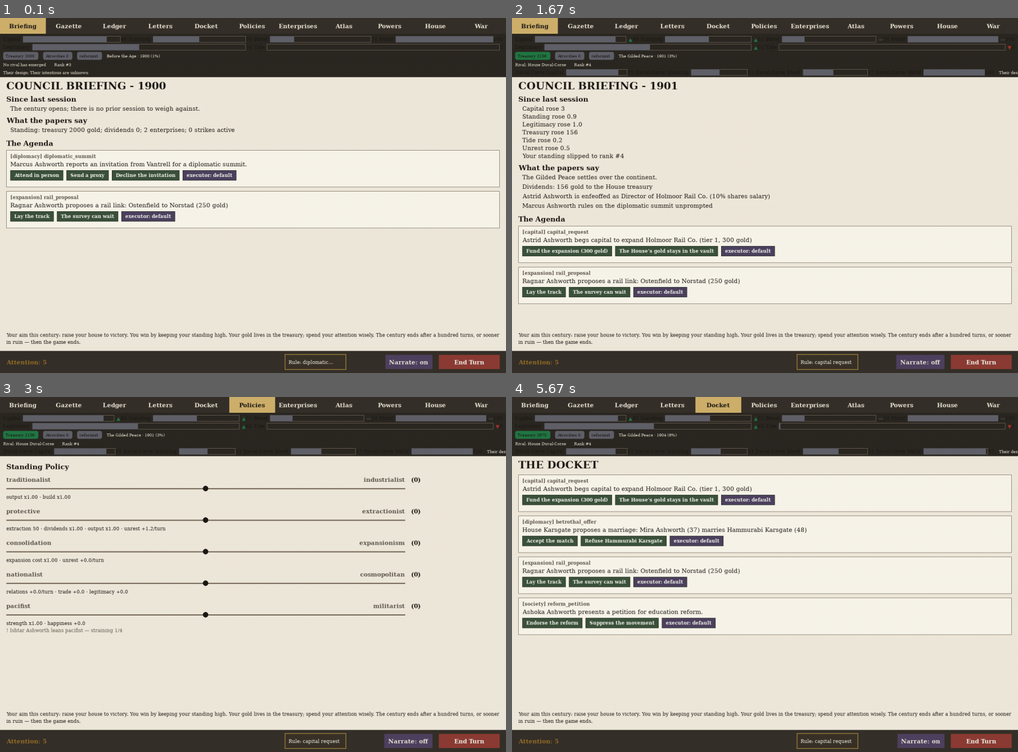
Above: before the commit, frames 1-4 (two rows, left to right).
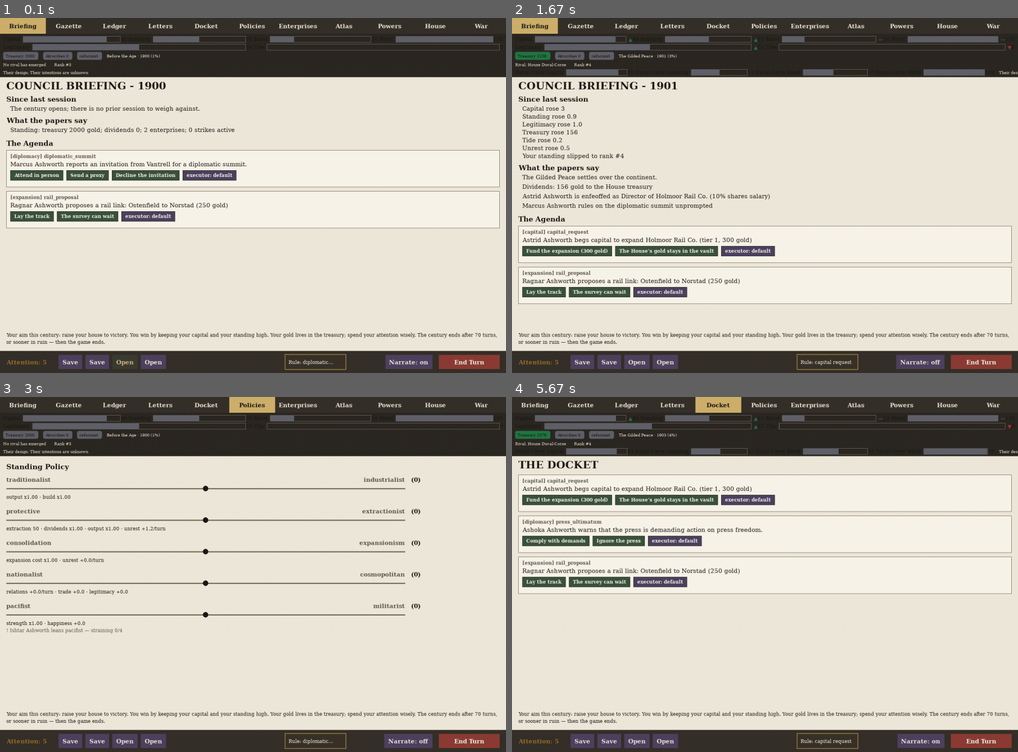
Above: after the commit, the same moments.

Repository: civersen222/Guilded-Age
Game: pygame game, started from gilded/__main__.py
Two runs of this game, one before a commit and one after it. Both use one fixed random seed, a clock stepped at 60 frames per second and the inputs below.
Inputs (mouse positions are in pixels of both pictures, inside the frame that each line leads up to):
- Up to frame 1 (0.1 s): no input
- Up to frame 2 (1.67 s): press the mouse at (608, 362) at 0.37 s; move the mouse to (678, 231) at 0.47 s; release the mouse at (744, 99) at 0.6 s; hold N 0.67-1.13 s; click "Enterprises" at 1.22 s; press the mouse at (982, 362) at 1.53 s; move the mouse to (851, 220) at 1.63 s
- Up to frame 3 (3 s): release the mouse at (212, 457) at 1.77 s; press the mouse at (151, 741) at 1.87 s; move the mouse to (202, 681) at 1.97 s; release the mouse at (247, 624) at 2.1 s; press the mouse at (435, 404) at 2.2 s; move the mouse to (364, 556) at 2.3 s; release the mouse at (288, 709) at 2.43 s; press the mouse at (344, 404) at 2.53 s; move the mouse to (217, 450) at 2.63 s; release the mouse at (91, 496) at 2.77 s; press the mouse at (253, 404) at 2.87 s; move the mouse to (278, 464) at 2.97 s
- Up to frame 4 (5.67 s): release the mouse at (815, 524) at 3.1 s; press the mouse at (982, 741) at 3.2 s; move the mouse to (795, 659) at 3.3 s; release the mouse at (613, 578) at 3.43 s; press the mouse at (982, 741) at 3.53 s; move the mouse to (962, 606) at 3.63 s; release the mouse at (947, 475) at 3.77 s; press the mouse at (673, 404) at 3.87 s; move the mouse to (749, 514) at 3.97 s; release the mouse at (825, 624) at 4.1 s; press the mouse at (901, 404) at 4.2 s; move the mouse to (765, 432) at 4.3 s; release the mouse at (623, 457) at 4.43 s; press the mouse at (921, 741) at 4.53 s; move the mouse to (926, 595) at 4.63 s; release the mouse at (937, 446) at 4.77 s; press the mouse at (856, 404) at 4.87 s; move the mouse to (891, 514) at 4.97 s; release the mouse at (931, 627) at 5.1 s; press the mouse at (628, 404) at 5.2 s; move the mouse to (770, 471) at 5.3 s; release the mouse at (916, 539) at 5.43 s; press the mouse at (719, 404) at 5.53 s; move the mouse to (815, 475) at 5.63 s

The runs differ from the first frame. In frame 1, 1.2% of the frame differs, in the area x 1-99%, y 88-99%; in frame 2, 1.3%; in frame 3, 2.6%; in frame 4, 4.1%, in the area x 1-99%, y 5-99%.

Commit message:
stage 18: save/open UI controls, crash handler, blood axis fix, DISABLED_TEXT contrast, casualty test repairs

Diff:
--- a/gilded/endings.py
+++ b/gilded/endings.py
@@ -96,8 +96,7 @@
     ruler_id = realm.ruler.id if realm.ruler else None
     heir = any(c.id != ruler_id and c.age >= 16
                and getattr(c, "is_heir", False) for c in living)
-    axis = _clamp(8.0 * len(living) + 5.0 * (len(members) - len(living))
-                  - burden / 4.0 + (15.0 if heir else 0.0))
+    axis = _clamp(8.0 * len(living) - burden / 4.0 + (15.0 if heir else 0.0))
     return axis, living, len(members), burden, heir
 
 
--- a/gilded/save.py
+++ b/gilded/save.py
@@ -5,12 +5,20 @@
 every refusal is a SaveError with a message a player could read. It does
 NOT call open_turn() — the docket rides in the file."""
 
+import os
 import pickle
 
 from gilded.chassis import GildedGame
 
 HEADER_PREFIX = b"GILDEDSAVE "
 SUPPORTED_VERSIONS = {1}
+QUICKSAVE_NAME = "gilded_quicksave.gsave"
+
+
+def quicksave_path() -> str:
+    """Where the one-click save and load share their file: the current
+    working directory, so a sandboxed run keeps its save in the sandbox."""
+    return os.path.join(os.getcwd(), QUICKSAVE_NAME)
 
 
 class SaveError(Exception):
--- a/gilded/tests/test_i6g_ellipsis.py
+++ b/gilded/tests/test_i6g_ellipsis.py
@@ -49,8 +49,9 @@
     assert regions, "No regions found"
 
     # Pick a region with a non-overlapping rect for hovering.
-    # The last region (End Turn button) has a unique rect position.
-    orig = regions[-1]
+    # Name End Turn by its action, not by position: the bottom bar now
+    # carries Save and Open controls, so regions[-1] is no longer it.
+    orig = next(r for r in regions if r.action == {"end_turn": True})
 
     # A single word with no spaces — long enough to exceed TOOLTIP_MAX_WIDTH
     long_word = "a" * 96
--- a/gilded/tests/test_ui_actions.py
+++ b/gilded/tests/test_ui_actions.py
@@ -443,6 +443,15 @@
         return {"close_found_picker": True}
     elif key == "tab":
         return {"tab": TABS[0]}
+    elif key == "quicksave":
+        return {"quicksave": True}
+    elif key == "quickload":
+        from gilded.save import quicksave_path
+        path = quicksave_path()
+        if not os.path.exists(path):
+            from gilded.save import save_game
+            save_game(game, path)
+        return {"quickload": True}
     elif key == "select_province":
         return {"select_province": 0}
     elif key == "dismiss_seat":
--- a/gilded/tests/test_ui_actions_i4d2b1.py
+++ b/gilded/tests/test_ui_actions_i4d2b1.py
@@ -247,9 +247,9 @@
 # ── R-4: ACTIONS registry unchanged ──────────────────────────────────────────
 
 def test_r4_actions_registry_updated():
-    """ACTIONS dict now has 40 keys, including war verbs, court verbs, and scheme verbs."""
+    """ACTIONS dict now has 42 keys, including war verbs, court verbs, and scheme verbs."""
     from gilded.ui.actions import ACTIONS, PlayerAction
-    assert len(ACTIONS) == 40, f"ACTIONS has {len(ACTIONS)} keys, expected 40"
+    assert len(ACTIONS) == 42, f"ACTIONS has {len(ACTIONS)} keys, expected 42"
     assert "buy_shares" in ACTIONS, "buy_shares must be registered"
     assert "sell_shares" in ACTIONS, "sell_shares must be registered"
     assert "dismiss_seat" in ACTIONS, "dismiss_seat must be registered"
--- a/gilded/tests/test_ui_broadsheet.py
+++ b/gilded/tests/test_ui_broadsheet.py
@@ -29,17 +29,17 @@
 # floor is satisfied by a double registration, which is the specific
 # bug a census exists to catch.
 EXPECTED_REGIONS = {
-    "Briefing": 17,       # cycle_exec x1, rule x2, tab x11, end_turn, narrate, guide
-    "Gazette": 14,        # tab x11, end_turn, narrate, guide
-    "Ledger": 14,         # tab x11, end_turn, narrate, guide
-    "Letters": 14,        # tab x11, end_turn, narrate, guide
-    "Docket": 17,         # cycle_exec x1, rule x2, tab x11, end_turn, narrate, guide
-    "Policies": 19,       # set_stance x5, tab x11, end_turn, narrate, guide
-    "Enterprises": 24,    # venture x4, buy_shares x2, sell_shares x2, attack_takeover x1, found_enterprise x1, tab x11, end_turn, narrate, guide
-    "Atlas": 34,          # select_province x1, atlas_actions x19, tab x11, end_turn, narrate, guide
-    "Powers": 21,         # place_informant x7, tab x11, end_turn, narrate, guide
-    "House": 23,          # court seat x6, heir x2, open_scheme_picker x1, tab x11, end_turn, narrate, guide
-    "War": 26,            # declare_war x6, propose_marriage x6, tab x11, end_turn, narrate, guide
+    "Briefing": 19,       # cycle_exec x1, rule x2, tab x11, save, open, end_turn, narrate, guide
+    "Gazette": 16,        # tab x11, save, open, end_turn, narrate, guide
+    "Ledger": 16,         # tab x11, save, open, end_turn, narrate, guide
+    "Letters": 16,        # tab x11, save, open, end_turn, narrate, guide
+    "Docket": 19,         # cycle_exec x1, rule x2, tab x11, save, open, end_turn, narrate, guide
+    "Policies": 21,       # set_stance x5, tab x11, save, open, end_turn, narrate, guide
+    "Enterprises": 26,    # venture x4, buy_shares x2, sell_shares x2, attack_takeover x1, found_enterprise x1, tab x11, save, open, end_turn, narrate, guide
+    "Atlas": 36,          # select_province x1, atlas_actions x19, tab x11, save, open, end_turn, narrate, guide
+    "Powers": 23,         # place_informant x7, tab x11, save, open, end_turn, narrate, guide
+    "House": 25,          # court seat x6, heir x2, open_scheme_picker x1, tab x11, save, open, end_turn, narrate, guide
+    "War": 28,            # declare_war x6, propose_marriage x6, tab x11, save, open, end_turn, narrate, guide
 }
 
 
@@ -3984,8 +3984,8 @@
     appoint = _region_with(v, "appoint_director")
     v.handle_click(appoint.rect.center)
     v.draw(pygame.Surface((1280, 900)))
-    assert len(v.regions) == 23, (
-        f"picker-open census moved: {len(v.regions)} regions, expected 23")
+    assert len(v.regions) == 25, (
+        f"picker-open census moved: {len(v.regions)} regions, expected 25")
 
 
 # ── I3d — a refused control is visible and says why ──────────────────────
@@ -4366,7 +4366,7 @@
                 f"painted -- the pixel inside {v.tooltip_rect} is {fill}, "
                 f"expected the INK fill {INK}")
             checked += 1
-    assert checked == 223, (
-        f"expected to point at 223 controls across the eleven tabs, pointed at "
+    assert checked == 245, (
+        f"expected to point at 245 controls across the eleven tabs, pointed at "
         f"{checked}. The census moved; EXPECTED_REGIONS should have caught "
         f"this first.")
--- a/gilded/ui/actions.py
+++ b/gilded/ui/actions.py
@@ -7,6 +7,7 @@
 
 from __future__ import annotations
 
+import os
 from dataclasses import dataclass
 from typing import Callable
 
@@ -61,6 +62,35 @@
     view.prev_board = pre
     view.active_tab = "Briefing"
     return []
+
+
+def _quicksave_eligible(game, house, action):
+    if game.game_over is not None:
+        return False, "The game is over."
+    return True, ""
+
+
+def _quicksave_dispatch(game, house, view, action):
+    from gilded.save import save_game, quicksave_path
+    save_game(game, quicksave_path())
+    return ["The century is written down."]
+
+
+def _quickload_eligible(game, house, action):
+    from gilded.save import quicksave_path
+    if not os.path.exists(quicksave_path()):
+        return False, "There is nothing to open — put a century down first."
+    return True, ""
+
+
+def _quickload_dispatch(game, house, view, action):
+    from gilded.save import load_game, quicksave_path
+    loaded = load_game(quicksave_path())
+    view.prev_board = None
+    view.active_tab = "Briefing"
+    view._action_messages.append(
+        f"The century is picked up again at turn {loaded.turn}.")
+    return loaded
 
 
 def _place_informant_eligible(game, house, action):
@@ -1118,6 +1148,16 @@
         attention_cost=0, gold_cost=0,
         eligible=_end_turn_eligible, dispatch=_end_turn_dispatch,
     ),
+    "quicksave": PlayerAction(
+        key="quicksave", label="Save", domain="view",
+        attention_cost=0, gold_cost=0,
+        eligible=_quicksave_eligible, dispatch=_quicksave_dispatch,
+    ),
+    "quickload": PlayerAction(
+        key="quickload", label="Open", domain="view",
+        attention_cost=0, gold_cost=0,
+        eligible=_quickload_eligible, dispatch=_quickload_dispatch,
+    ),
     "place_informant": PlayerAction(
         key="place_informant", label="Place Informant", domain="diplomacy",
         attention_cost=1, gold_cost=0,
--- a/gilded/ui/app.py
+++ b/gilded/ui/app.py
@@ -90,6 +90,12 @@
                 for item in result:
                     if isinstance(item, str):
                         state.view._action_messages.append(item)
+            elif key == "quickload":
+                # The dispatch returns the restored game; both the app and
+                # the view must point at it, or the next frame draws the
+                # century you just closed.
+                state.game = result
+                state.view.game = result
         return
 
 
@@ -98,25 +104,45 @@
     return state.save_path
 
 
+def _report_frame_failure(state: AppState) -> None:
+    """A frame raised: write the full traceback to a readable file under the
+    current working directory and say so on the next drawn frame. The window
+    must not simply vanish — the century stays in it."""
+    import traceback
+    report = traceback.format_exc()
+    path = os.path.join(os.getcwd(), "gilded_crash.log")
+    try:
+        with open(path, "w", encoding="utf-8") as f:
+            f.write(report)
+    except OSError:
+        pass
+    state.view._action_messages.append(
+        f"The frame failed; the report is written to {os.path.basename(path)}.")
+
+
 def step_once(state: AppState) -> bool:
-    """Pump events, apply actions, draw one frame. False means quit."""
-    for event in pygame.event.get():
-        if event.type == pygame.QUIT:
-            return False
-        if event.type == pygame.KEYDOWN:
-            if event.key == pygame.K_ESCAPE:
+    """Pump events, apply actions, draw one frame. False means quit.
+    A failure inside the frame is reported, not thrown: the loop survives."""
+    try:
+        for event in pygame.event.get():
+            if event.type == pygame.QUIT:
                 return False
-            if event.key == pygame.K_F5:
-                _quicksave(state)
-            if event.key == pygame.K_n:
-                state.view.narrate_on = not state.view.narrate_on
-        if event.type == pygame.MOUSEBUTTONDOWN and event.button == 1:
-            action = state.view.handle_click(event.pos)
-            if action:
-                _apply_action(state, action)
-        if event.type == pygame.MOUSEMOTION:
-            state.view.handle_hover(event.pos)
-    state.view.draw(state.screen)
+            if event.type == pygame.KEYDOWN:
+                if event.key == pygame.K_ESCAPE:
+                    return False
+                if event.key == pygame.K_F5:
+                    _quicksave(state)
+                if event.key == pygame.K_n:
+                    state.view.narrate_on = not state.view.narrate_on
+            if event.type == pygame.MOUSEBUTTONDOWN and event.button == 1:
+                action = state.view.handle_click(event.pos)
+                if action:
+                    _apply_action(state, action)
+            if event.type == pygame.MOUSEMOTION:
+                state.view.handle_hover(event.pos)
+        state.view.draw(state.screen)
+    except Exception:
+        _report_frame_failure(state)
     pygame.display.flip()
     state.clock.tick(FPS)
     return True
--- a/gilded/ui/broadsheet.py
+++ b/gilded/ui/broadsheet.py
@@ -38,6 +38,8 @@
         return 0
     return stake_cost(ent, pct, game)
 
+
+import os
 
 from gilded.papers import compose
 from gilded.saga.narrator import NarratorTemplated
@@ -83,12 +85,15 @@
 # S17: the guide strip — a teaching statement and one next-step button drawn
 # on every frame so a stranger's first click has a target. (GUIDE_BG and
 # GUIDE_EDGE live in widgets.py with the rest of the palette.)
-GUIDE_STATEMENT = (
-    "Your aim this century: raise your house to victory. "
-    "You win by keeping your standing high. "
-    "Your gold lives in the treasury; spend your attention wisely. "
-    "The century ends after a hundred turns, or sooner in ruin — then the game ends."
-)
+def guide_statement() -> str:
+    """The opening guide text, built from the live TURN_BUDGET constant."""
+    from gilded.chassis import TURN_BUDGET
+    return (
+        f"Your aim this century: raise your house to victory. "
+        f"You win by keeping your capital and your standing high. "
+        f"Your gold lives in the treasury; spend your attention wisely. "
+        f"The century ends after {TURN_BUDGET} turns, or sooner in ruin — then the game ends."
+    )
 
 # HUD geometry: 3 rows (axes + legitimacy/tide, chips + texts, rival row always reserved)
 _HUD_ROWS = 3
@@ -1176,7 +1181,7 @@
         max_w = self._w - 2 * PAD
         if max_w < 200:
             return
-        lines = _wrap(GUIDE_STATEMENT, body, max_w)
+        lines = _wrap(guide_statement(), body, max_w)
         line_h = body.get_height() + 4
         y0 = y - 12 - line_h * len(lines)
         for line in lines:
@@ -1191,6 +1196,49 @@
         font = _font(TYPE_TEXT, bold=True)
         label = font.render(f"Attention: {attn}", True, ATTN_COLOR)
         surface.blit(label, (PAD, y + (BOTTOM_H - label.get_height()) / 2))
+        from gilded.save import quicksave_path
+        save_x = PAD + max(label.get_width(), 118) + 14
+        for action_key, btn_label in (("quicksave", "Save"),
+                                      ("quickload", "Open")):
+            disabled = action_key == "quickload" and not os.path.exists(quicksave_path())
+            bwidth = font.size(btn_label)[0] + 20
+            rect = pygame.Rect(save_x, y + 10, bwidth, BOTTOM_H - 20)
+            hint = ("Write the century down so it can be picked up again."
+                    if action_key == "quicksave"
+                    else "Pick the written-down century up again.")
+            if disabled:
+                # nothing written down yet: the door is there but shut
+                self.regions.add(Region(
+                    rect=rect,
+                    action={action_key: True},
+                    hint=hint,
+                    group="chrome",
+                    state=RegionState.DISABLED,
+                    reason="There is nothing to open yet — put a century down first."))
+            else:
+                self.regions.add(Region(rect=rect,
+                                        action={action_key: True},
+                                        hint=hint,
+                                        group="chrome"))
+            blabel = font.render(btn_label, True,
+                                 DISABLED_TEXT if disabled else TAB_TEXT)
+            pygame.draw.rect(surface,
+                             DISABLED_FILL if disabled else EXEC_BG, rect)
+            surface.blit(blabel, (rect.centerx - blabel.get_width() // 2,
+                                  rect.centery - blabel.get_height() // 2))
+            save_x += bwidth + 8
+            self.regions.add(Region(
+                rect=pygame.Rect(save_x, y + 10, bwidth, BOTTOM_H - 20),
+                action={action_key: True},
+                hint=("Write the century down so it can be picked up again."
+                      if action_key == "quicksave"
+                      else "Pick the written-down century up again."),
+                group="chrome"))
+            blabel = font.render(btn_label, True, TAB_TEXT)
+            pygame.draw.rect(surface, EXEC_BG, (save_x, y + 10, bwidth, BOTTOM_H - 20))
+            surface.blit(blabel, (save_x + bwidth // 2 - blabel.get_width() // 2,
+                                  y + (BOTTOM_H - blabel.get_height()) // 2))
+            save_x += bwidth + 8
         nlabel = font.render(
             f"Narrate: {'on' if self.narrate_on else 'off'}", True, TAB_TEXT)
         nrect = pygame.Rect(self._w - 170 - nlabel.get_width() - 36,
--- a/gilded/ui/widgets.py
+++ b/gilded/ui/widgets.py
@@ -48,7 +48,7 @@
 PICKER_ROW_BG = (60, 60, 60)
 DISABLED_FILL = (60, 60, 50)
 DISABLED_EDGE = (100, 80, 60)
-DISABLED_TEXT = (140, 120, 100)
+DISABLED_TEXT = (210, 180, 135)
 PICKER_SUBTITLE = (160, 160, 140)
 PICKER_ROW_ALT_BG = (60, 60, 40)
 OFFERABLE_BG = (50, 50, 35)
